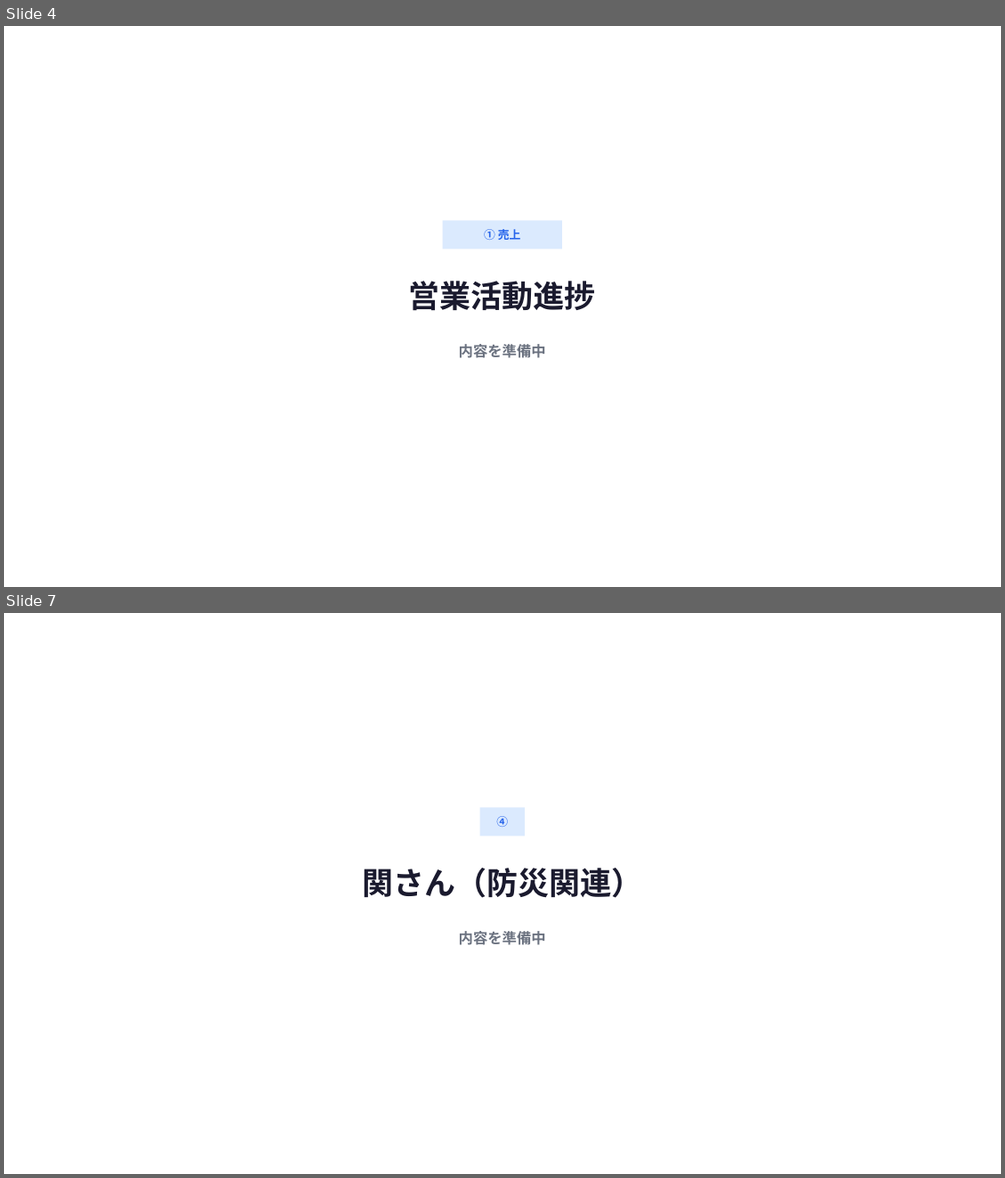
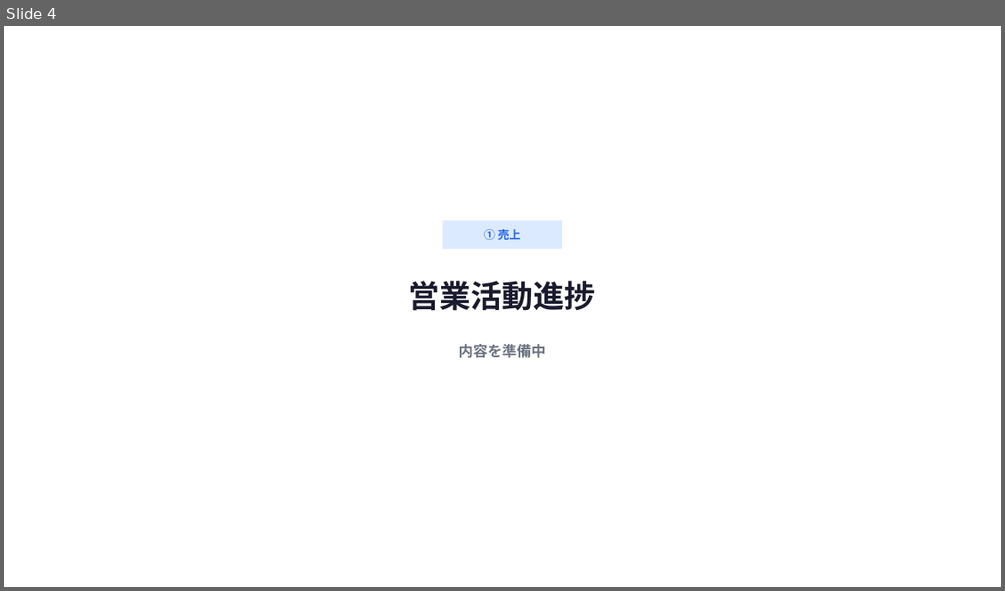
Before and after one commit to horihorihorihorichiz/-, a slide deck: slides/exports/sales-meeting.pptx. Shown one above the other, each under a label of ours: slides 4 and 7 before the commit, slide 4 after it; the slides between them are not shown. The pictures are 1005x1178 and 1005x591 pixels, drawn with LibreOffice and Linux fonts; fonts in the diff are those of the drawing. Boxes give left, top, right and bottom in pixels: in the first picture for what was removed or moved away, otherwise in the second. Text is boxed around its words. In the diff, an @@ line names an element or a change of style, - is before the commit and + after.

```diff
--- a/slides/exports/sales-meeting.pptx
+++ b/slides/exports/sales-meeting.pptx
@@ slide 7 removed at (x1=4, y1=613, x2=1001, y2=1174), background #FFFFFF @@
@@ rectangle removed at (x1=480, y1=807, x2=526, y2=835) @@
@@ text removed at (x1=496, y1=816, x2=508, y2=827) @@
-④
@@ text removed at (x1=362, y1=868, x2=642, y2=898) @@
-関さん（防災関連）
@@ text removed at (x1=459, y1=931, x2=546, y2=945) @@
-内容を準備中
```
Also in this commit, not shown: 3 other slides removed, 2 other files.
